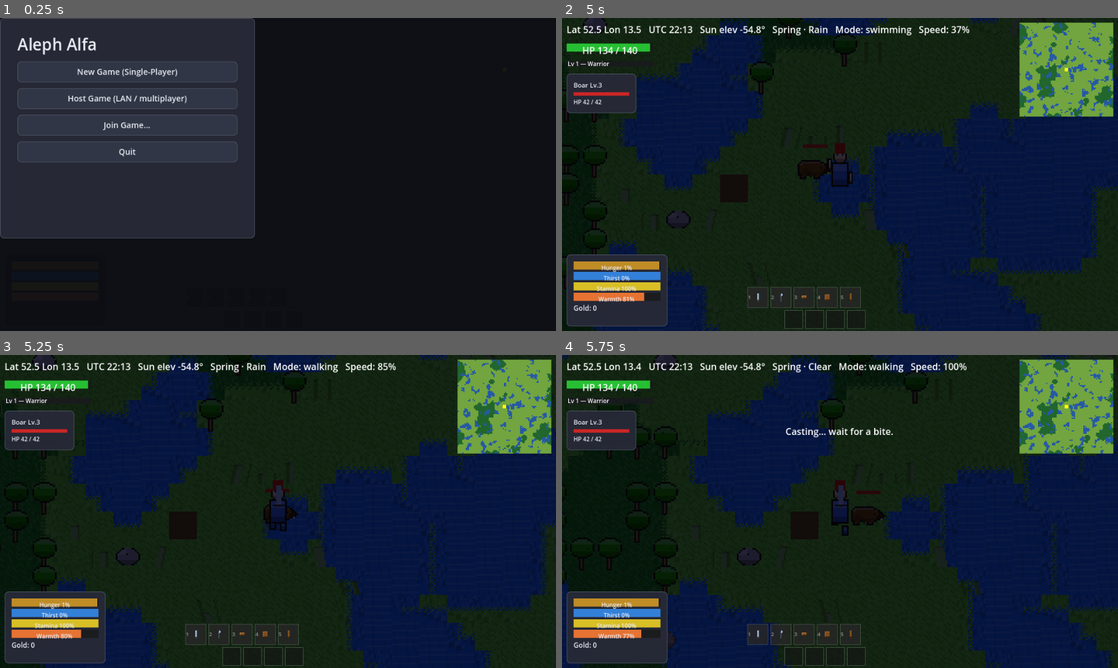
Above: before the commit, frames 1-4 (two rows, left to right).
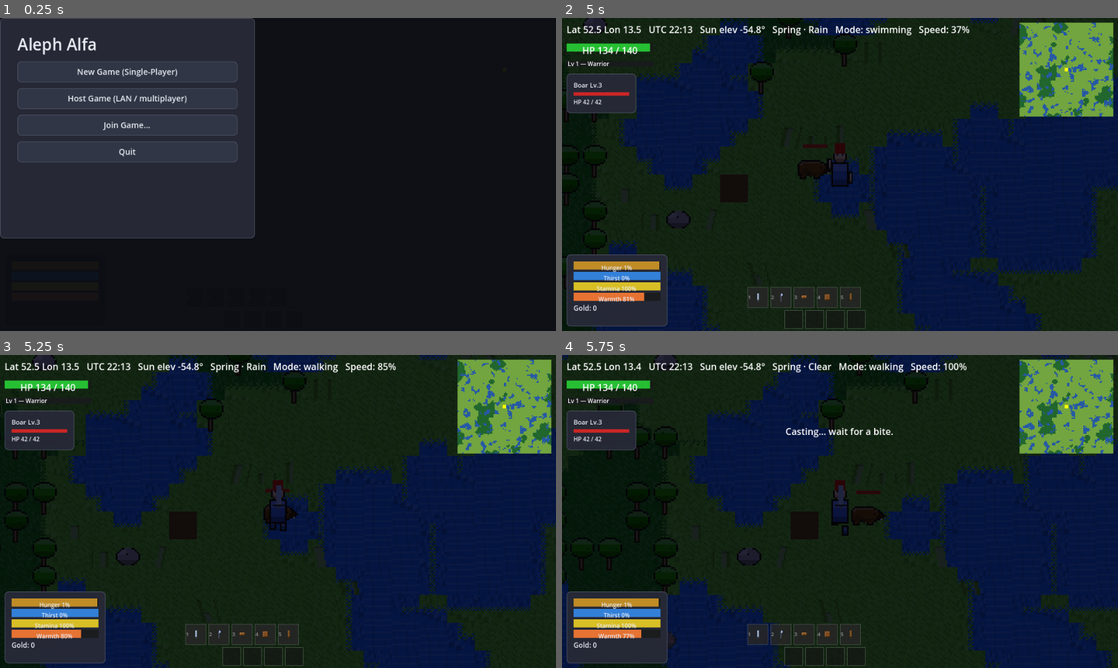
Above: after the commit, the same moments.

Repository: 269652/aleph-alpha
Game: Godot game, scene res://scenes/world.tscn
The game is run twice, just before and just after one commit, with the same random seed, the same clock (stepped at 60 frames per second) and the same inputs.
Inputs (mouse positions are in pixels of both pictures, inside the frame that each line leads up to):
- Up to frame 1 (0.25 s): no input
- Up to frame 2 (5 s): click "New Game (Single-Player)" at 0.5 s; click "Start" at 1.25 s; tap Enter at 2 s; move the mouse to (962, 158) at 2.02 s; hold D (move_right) 2.03-2.75 s; hold Shift (block) 2.03-2.75 s; click (962, 158) at 2.17 s; tap B (build) at 2.3 s; drag from (728, 190) to (812, 237) at 2.77 s; move the mouse to (895, 105) at 3.52 s; hold D (move_right) 3.53-4.25 s; hold F (fish) 3.53-4.25 s; tap Shift (block) at 3.8 s; drag from (812, 237) to (673, 127) at 4.27 s
- Up to frame 3 (5.25 s): move the mouse to (444, 558) at 5.02 s; hold A (move_left) from 5.03 s (still down); hold Shift (block) from 5.03 s (still down)
- Up to frame 4 (5.75 s): keep holding A (move_left); keep holding Shift (block); tap F (fish) at 5.3 s

Frames 1-2 are identical in both runs. In frame 3, 0.1% of the frame differs, in the area x 18-98%, y 0-100%; in frame 4, nothing differs.

Commit message:
Add distinct procedural rendering for placed campfire/furnace structures
Every built/placed modification tile previously rendered as the same flat
brown "earth" square, no matter what it represented. Adds
ProceduralStructureSprite (deterministic, offline pixel art: campfire reads
as crossed logs with a flickering flame over dark embers; furnace reads as a
grey brick block with a glowing firebox) and extends TerrainRenderer's atlas
to reserve and render a real, distinct tile per known structure id, falling
back to the existing plain-earth look for unrecognized ids.

Co-Authored-By: Claude Sonnet 5 <noreply@anthropic.com>

Diff:
--- /dev/null
+++ b/src/rendering/procedural_structure_sprite.gd
@@ -0,0 +1,231 @@
+extends RefCounted
+
+## Deterministic offline pixel-art for placed world structures (campfire,
+## furnace -- see item_catalog.gd's "placeable" kind and
+## TerrainRenderer.atlas_coords_for_modification). These render as full
+## TerrainRenderer.TILE_SIZE ground tiles (the modification a built cell
+## paints instead of its biome tile), not as a creature/item sprite layered
+## over ground, so -- unlike ProceduralAnimalSprite -- every pixel is opaque,
+## matching ProceduralTerrainSprite's all-over-textured tile technique. Same
+## house style otherwise: PixelPalette shading/outline, deterministic
+## hash-seeded jitter, no RandomNumberGenerator. Structure ids are dict-keyed
+## (see generate_image), mirroring ProceduralAnimalSprite's
+## SPECIES_BITMAPS/SPECIES_SHAPE_FAMILY split -- one dict per hand-authored
+## look, keyed by id, rather than one script per structure.
+
+const PixelPalette = preload("res://src/rendering/pixel_palette.gd")
+
+const SIZE := 16
+
+## Every structure id this generator knows how to draw, in the fixed order
+## TerrainRenderer reserves their atlas slots (see
+## TerrainRenderer._structure_linear) -- adding a new placeable structure's
+## art means adding its id here and a case in generate_image.
+const STRUCTURE_IDS: Array[String] = ["campfire", "furnace"]
+
+# -- campfire: warm ember ground, crossed logs, a licking flame -------------
+
+## Dark ember/ash ground the campfire sits on -- distinctly warmer and darker
+## than TerrainRenderer.EARTH_COLOR's flat dirt brown, and nothing like
+## furnace's cool stone grey.
+const _EMBER_GROUND := Color(0.22, 0.07, 0.04)
+const _LOG_COLOR := Color(0.33, 0.21, 0.11)
+const _FLAME_OUTER := Color(0.85, 0.22, 0.05)
+const _FLAME_INNER := Color(0.98, 0.68, 0.18)
+
+## Logs cross near the tile's base; each is a shallow staircase diagonal this
+## many pixels thick.
+const _LOG_THICKNESS := 2
+const _LOG_JITTER_RANGE := 0.2
+
+## The flame silhouette spans these rows (1-indexed from the top), narrow at
+## the tip and wide at its base where it meets the logs.
+const _FLAME_TOP_ROW := 1
+const _FLAME_BASE_ROW := 9
+const _FLAME_TIP_HALF_WIDTH := 0.5
+const _FLAME_BASE_HALF_WIDTH := 4.0
+const _FLAME_INNER_CORE_FRACTION := 0.45
+const _FLAME_CENTER_JITTER_PX := 1.5
+const _FLAME_SWAY_PX := 0.8
+
+# -- furnace: cool stone/brick block with a glowing firebox ------------------
+
+const _STONE_COLOR := Color(0.52, 0.52, 0.57)
+const _MORTAR_COLOR := Color(0.36, 0.36, 0.4)
+const _FIREBOX_COLOR := Color(0.55, 0.18, 0.05)
+const _BRICK_ROW_HEIGHT := 4
+const _BRICK_JOINT_SPACING := 6
+const _BRICK_JOINT_OFFSET := 3
+
+## The firebox opening's bounds (exclusive end), where fuel burns -- the
+## detail that reads "furnace" rather than "brick wall".
+const _FIREBOX_LEFT := 5
+const _FIREBOX_RIGHT := 11
+const _FIREBOX_TOP := 9
+const _FIREBOX_BOTTOM := 14
+
+var _palette := PixelPalette.new()
+
+
+func generate_texture(structure_id: String, variant_seed: int = 0) -> ImageTexture:
+	return ImageTexture.create_from_image(generate_image(structure_id, variant_seed))
+
+
+## Renders one structure id's tile. Unknown ids fall back to campfire's art
+## (fail-safe default, matching this codebase's `.get(x, default)`
+## convention -- TerrainRenderer.atlas_coords_for_modification is the one
+## that actually decides whether an id gets a dedicated atlas slot at all;
+## this only guards generate_image itself against ever crashing on an odd id).
+func generate_image(structure_id: String, variant_seed: int = 0) -> Image:
+	if structure_id == "furnace":
+		return _furnace_image(variant_seed)
+	return _campfire_image(variant_seed)
+
+
+func _campfire_image(variant_seed: int) -> Image:
+	var image := Image.create(SIZE, SIZE, false, Image.FORMAT_RGBA8)
+	image.fill(_EMBER_GROUND)
+
+	_paint_log(image, 2, 13, 13, 10, variant_seed, 0)
+	_paint_log(image, 2, 10, 13, 13, variant_seed, 1)
+	_paint_flame(image, variant_seed)
+	_outline_against_background(image, _EMBER_GROUND)
+	return image
+
+
+## One log: a shallow staircase diagonal from (x0,y0) to (x1,y1),
+## _LOG_THICKNESS px thick, with a small seeded lighten/darken so the two
+## crossed logs don't read as one flat blob.
+func _paint_log(image: Image, x0: int, y0: int, x1: int, y1: int, variant_seed: int, log_index: int) -> void:
+	var jitter := _seeded_unit_float(variant_seed, "log_%d" % log_index) - 0.5
+	var color := _LOG_COLOR.lightened(maxf(jitter * _LOG_JITTER_RANGE, 0.0)).darkened(
+		maxf(-jitter * _LOG_JITTER_RANGE, 0.0)
+	)
+	var steps := x1 - x0
+	for i in range(steps + 1):
+		var x := x0 + i
+		var y := y0 + int(round(float(y1 - y0) * i / steps))
+		for t in _LOG_THICKNESS:
+			var py := y + t
+			if py >= 0 and py < SIZE:
+				image.set_pixel(x, py, color)
+
+
+## The flame: narrows from a wide base (where it meets the logs) to a
+## flickering tip, with a brighter inner core -- half-width and a gentle
+## sideways sway both driven by variant_seed so different seeds give visibly
+## different flames.
+func _paint_flame(image: Image, variant_seed: int) -> void:
+	var center_jitter := _seeded_unit_float(variant_seed, "flame_center") - 0.5
+	var center_x := SIZE / 2.0 + center_jitter * _FLAME_CENTER_JITTER_PX
+	var span := _FLAME_BASE_ROW - _FLAME_TOP_ROW
+
+	for y in range(_FLAME_TOP_ROW, _FLAME_BASE_ROW + 1):
+		var t := float(y - _FLAME_TOP_ROW) / float(span)  # 0 at tip, 1 at base
+		var half_width: float = lerp(_FLAME_TIP_HALF_WIDTH, _FLAME_BASE_HALF_WIDTH, t)
+		var sway := sin(t * PI * 1.5 + center_jitter * 2.0) * _FLAME_SWAY_PX
+		var row_center := center_x + sway
+
+		for x in SIZE:
+			var dist := absf(x + 0.5 - row_center)
+			if dist > half_width:
+				continue
+			var color := _FLAME_INNER if dist < half_width * _FLAME_INNER_CORE_FRACTION else _FLAME_OUTER
+			image.set_pixel(x, y, color)
+
+
+## Post-process pass: any background-colored pixel touching a non-background
+## pixel gets recolored to the shared dark outline -- gives the flame/log
+## silhouette a crisp rim against the ember ground, same
+## shaded-and-outlined house style as the other procedural generators.
+func _outline_against_background(image: Image, background: Color) -> void:
+	var outline := _palette.outline_color()
+	var to_outline: Array[Vector2i] = []
+	for y in SIZE:
+		for x in SIZE:
+			if image.get_pixel(x, y) != background:
+				continue
+			if _touches_non_background(image, x, y, background):
+				to_outline.append(Vector2i(x, y))
+	for cell in to_outline:
+		image.set_pixel(cell.x, cell.y, outline)
+
+
+## Cardinal offsets used to find whether a background pixel borders the
+## structure's silhouette -- typed explicitly so `offset.x`/`offset.y` below
+## resolve to int, not Variant (this project's strict-typing lint rejects
+## Variant-inferred locals).
+const _NEIGHBOR_OFFSETS: Array[Vector2i] = [Vector2i(0, -1), Vector2i(0, 1), Vector2i(-1, 0), Vector2i(1, 0)]
+
+
+func _touches_non_background(image: Image, x: int, y: int, background: Color) -> bool:
+	for offset in _NEIGHBOR_OFFSETS:
+		var nx: int = x + offset.x
+		var ny: int = y + offset.y
+		if nx < 0 or nx >= SIZE or ny < 0 or ny >= SIZE:
+			continue
+		if image.get_pixel(nx, ny) != background:
+			return true
+	return false
+
+
+func _furnace_image(variant_seed: int) -> Image:
+	var image := Image.create(SIZE, SIZE, false, Image.FORMAT_RGBA8)
+	image.fill(_STONE_COLOR)
+
+	_paint_brick_pattern(image, variant_seed)
+	_paint_firebox(image)
+	_shade_top_left_highlight_bottom_right_shadow(image)
+	return image
+
+
+## Horizontal mortar lines every _BRICK_ROW_HEIGHT px, with vertical joints
+## offset every other row (running-bond brick pattern), so the block reads
+## as masonry rather than a flat grey fill.
+func _paint_brick_pattern(image: Image, variant_seed: int) -> void:
+	var jitter := _seeded_unit_float(variant_seed, "brick_shade") - 0.5
+	var stone := _STONE_COLOR.lightened(maxf(jitter * 0.1, 0.0)).darkened(maxf(-jitter * 0.1, 0.0))
+	for y in SIZE:
+		if y % _BRICK_ROW_HEIGHT == 0:
+			for x in SIZE:
+				image.set_pixel(x, y, _MORTAR_COLOR)
+			continue
+		_fill_row(image, y, stone)
+		var row_index := y / _BRICK_ROW_HEIGHT
+		var offset := 0 if row_index % 2 == 0 else _BRICK_JOINT_OFFSET
+		for x in SIZE:
+			if (x + offset) % _BRICK_JOINT_SPACING == 0:
+				image.set_pixel(x, y, _MORTAR_COLOR)
+
+
+func _fill_row(image: Image, y: int, color: Color) -> void:
+	for x in SIZE:
+		image.set_pixel(x, y, color)
+
+
+## The dark, glowing firebox opening in the lower-middle -- outlined, with a
+## warm ember-colored interior, so the block reads "furnace" rather than
+## "brick wall".
+func _paint_firebox(image: Image) -> void:
+	var outline := _palette.outline_color()
+	for y in range(_FIREBOX_TOP, _FIREBOX_BOTTOM):
+		for x in range(_FIREBOX_LEFT, _FIREBOX_RIGHT):
+			var edge := y == _FIREBOX_TOP or y == _FIREBOX_BOTTOM - 1 or x == _FIREBOX_LEFT or x == _FIREBOX_RIGHT - 1
+			image.set_pixel(x, y, outline if edge else _FIREBOX_COLOR)
+
+
+## Lighten the top row and left column (rim light), darken the bottom row and
+## right column (shadow) -- same top-left-lit convention
+## PixelPalette.highlight/shade uses elsewhere, applied directly since this
+## tile isn't a single flat base color like the other generators' shapes.
+func _shade_top_left_highlight_bottom_right_shadow(image: Image) -> void:
+	for x in SIZE:
+		image.set_pixel(x, 0, _palette.highlight(image.get_pixel(x, 0)))
+		image.set_pixel(x, SIZE - 1, _palette.shade(image.get_pixel(x, SIZE - 1)))
+	for y in SIZE:
+		image.set_pixel(0, y, _palette.highlight(image.get_pixel(0, y)))
+		image.set_pixel(SIZE - 1, y, _palette.shade(image.get_pixel(SIZE - 1, y)))
+
+
+func _seeded_unit_float(seed_value: int, salt: String) -> float:
+	return float(absi(hash("%d_%s" % [seed_value, salt])) % 10000) / 10000.0
--- a/src/rendering/terrain_renderer.gd
+++ b/src/rendering/terrain_renderer.gd
@@ -3,6 +3,7 @@
 const BiomeClassifier = preload("res://src/world/biome_classifier.gd")
 const Chunk = preload("res://src/world/chunk.gd")
 const ProceduralTerrainSprite = preload("res://src/rendering/procedural_terrain_sprite.gd")
+const ProceduralStructureSprite = preload("res://src/rendering/procedural_structure_sprite.gd")
 
 const TILE_SIZE := 16
 
@@ -55,6 +56,7 @@
 const ATLAS_COLUMNS := 64
 
 var _terrain_sprite_generator := ProceduralTerrainSprite.new()
+var _structure_sprite_generator := ProceduralStructureSprite.new()
 
 
 ## Returns the atlas coordinate for one biome's variant. Biome variants occupy
@@ -66,8 +68,15 @@
 
 
 ## Returns the atlas coordinate for a player-placed modification tile,
-## positioned right after all biome variant tiles in the shared atlas.
-func atlas_coords_for_modification(_tile_id: String) -> Vector2i:
+## positioned right after all biome variant tiles in the shared atlas. Known
+## structure ids (see ProceduralStructureSprite.STRUCTURE_IDS -- campfire,
+## furnace) each get their own dedicated slot; EARTH_TILE_ID and any
+## unrecognized id fall back to the single plain-earth slot (fail-safe
+## default, matching this codebase's `.get(x, default)` convention -- never
+## crash on an unknown tile_id).
+func atlas_coords_for_modification(tile_id: String) -> Vector2i:
+	if ProceduralStructureSprite.STRUCTURE_IDS.has(tile_id):
+		return _grid_coords(_structure_linear(tile_id))
 	return _grid_coords(_earth_linear())
 
 
@@ -160,9 +169,24 @@
 	return _biome_tile_count()
 
 
-## Linear atlas index where the blend tiles begin (right after the earth tile).
+## Linear atlas index where the per-structure tiles begin (right after the
+## earth tile) -- see ProceduralStructureSprite.STRUCTURE_IDS.
+func _structure_base_linear() -> int:
+	return _earth_linear() + 1
+
+
+## Linear atlas index of one known structure's tile (campfire, furnace, ...),
+## in ProceduralStructureSprite.STRUCTURE_IDS order. Callers must check
+## STRUCTURE_IDS.has(tile_id) first -- unrecognized ids aren't this function's
+## job to guard against (see atlas_coords_for_modification's fallback).
+func _structure_linear(tile_id: String) -> int:
+	return _structure_base_linear() + ProceduralStructureSprite.STRUCTURE_IDS.find(tile_id)
+
+
+## Linear atlas index where the blend tiles begin (right after the earth tile
+## and every known structure's tile).
 func _blend_base_linear() -> int:
-	return _biome_tile_count() + 1
+	return _structure_base_linear() + ProceduralStructureSprite.STRUCTURE_IDS.size()
 
 
 ## Linear atlas index of one blend tile. Pairs are ordered (near, far) with the
@@ -207,9 +231,11 @@
 
 
 ## Builds a grid-laid-out TileSet: VARIANTS_PER_BIOME procedural tiles per known
-## biome, one player-placeable "earth" tile, then a directional blend tile for
-## every ordered pair of distinct biomes x every non-empty cardinal-direction
-## subset (DIRECTION_MASK_COUNT masks) x VARIANTS_PER_BIOME.
+## biome, one player-placeable "earth" tile, one dedicated tile per known
+## placed structure (ProceduralStructureSprite.STRUCTURE_IDS -- campfire,
+## furnace), then a directional blend tile for every ordered pair of distinct
+## biomes x every non-empty cardinal-direction subset (DIRECTION_MASK_COUNT
+## masks) x VARIANTS_PER_BIOME.
 func build_tile_set() -> TileSet:
 	var biome_count := BiomeClassifier.KNOWN_BIOMES.size()
 	var total_tiles := _blend_base_linear() + biome_count * (biome_count - 1) * _TILES_PER_PAIR
@@ -226,6 +252,10 @@
 	var earth_image := Image.create(TILE_SIZE, TILE_SIZE, false, Image.FORMAT_RGBA8)
 	earth_image.fill(EARTH_COLOR)
 	_blit_tile(image, earth_image, _earth_linear())
+
+	for structure_id in ProceduralStructureSprite.STRUCTURE_IDS:
+		var structure_image := _structure_sprite_generator.generate_image(structure_id)
+		_blit_tile(image, structure_image, _structure_linear(structure_id))
 
 	for near_index in biome_count:
 		for far_index in biome_count:
--- /dev/null
+++ b/tests/unit/test_procedural_structure_sprite.gd
@@ -0,0 +1,123 @@
+extends GutTest
+
+const ProceduralStructureSprite = preload("res://src/rendering/procedural_structure_sprite.gd")
+const TerrainRenderer = preload("res://src/rendering/terrain_renderer.gd")
+
+## The two placeable structure ids TerrainRenderer needs distinct art for
+## today (see item_catalog.gd's "placeable" kind items).
+const STRUCTURE_IDS := ["campfire", "furnace"]
+
+var generator: ProceduralStructureSprite
+
+
+func before_each():
+	generator = ProceduralStructureSprite.new()
+
+
+func _pixel_diff_count(a: Image, b: Image) -> int:
+	var count := 0
+	for y in a.get_height():
+		for x in a.get_width():
+			if a.get_pixel(x, y) != b.get_pixel(x, y):
+				count += 1
+	return count
+
+
+func _average_color(image: Image) -> Color:
+	var total := Color(0, 0, 0, 0)
+	var count := 0
+	for y in image.get_height():
+		for x in image.get_width():
+			total += image.get_pixel(x, y)
+			count += 1
+	return total / count if count > 0 else Color()
+
+
+func test_generated_image_has_the_expected_size():
+	for structure_id in STRUCTURE_IDS:
+		var image: Image = generator.generate_image(structure_id)
+		assert_eq(image.get_width(), TerrainRenderer.TILE_SIZE, structure_id)
+		assert_eq(image.get_height(), TerrainRenderer.TILE_SIZE, structure_id)
+
+
+## Mirrors test_terrain_renderer.gd's
+## test_build_tile_set_uses_real_procedural_art_not_a_flat_color_fill --
+## proves this generator produces real shaded/detailed art, not a single
+## solid color like the plain earth tile.
+func test_generated_image_is_not_a_flat_color_fill():
+	for structure_id in STRUCTURE_IDS:
+		var image: Image = generator.generate_image(structure_id, 1)
+		var first_pixel := image.get_pixel(0, 0)
+		var all_same := true
+		for y in image.get_height():
+			for x in image.get_width():
+				if image.get_pixel(x, y) != first_pixel:
+					all_same = false
+		assert_false(all_same, "%s tile should use real procedural texture, not a flat color fill" % structure_id)
+
+
+func test_generated_image_is_deterministic_per_id_and_seed():
+	for structure_id in STRUCTURE_IDS:
+		var first: Image = generator.generate_image(structure_id, 42)
+		var second: Image = generator.generate_image(structure_id, 42)
+		assert_eq(_pixel_diff_count(first, second), 0, structure_id)
+
+
+func test_different_seeds_produce_a_visible_variation():
+	for structure_id in STRUCTURE_IDS:
+		var first: Image = generator.generate_image(structure_id, 1)
+		var second: Image = generator.generate_image(structure_id, 2)
+		assert_gt(_pixel_diff_count(first, second), 0, "%s seed should jitter shading" % structure_id)
+
+
+func test_campfire_and_furnace_are_visually_distinct_from_each_other():
+	var campfire: Image = generator.generate_image("campfire", 3)
+	var furnace: Image = generator.generate_image("furnace", 3)
+	assert_gt(
+		_pixel_diff_count(campfire, furnace),
+		TerrainRenderer.TILE_SIZE,
+		"campfire and furnace should look clearly different"
+	)
+
+
+func test_campfire_and_furnace_average_color_is_distinct_from_plain_earth():
+	var earth_color := TerrainRenderer.EARTH_COLOR
+	for structure_id in STRUCTURE_IDS:
+		var avg := _average_color(generator.generate_image(structure_id, 0))
+		var distance := Vector3(avg.r, avg.g, avg.b).distance_to(
+			Vector3(earth_color.r, earth_color.g, earth_color.b)
+		)
+		assert_gt(distance, 0.1, "%s should read as visually distinct from plain earth" % structure_id)
+
+
+## Art-direction pass: campfire should read warm/fire-colored (red channel
+## dominant), furnace should read as a cool/neutral stone grey rather than
+## fire-colored -- see the task's brief ("warm/fire-colored ... cool
+## stone/brick-grey").
+func test_campfire_reads_warm_and_furnace_reads_cool():
+	var campfire_avg := _average_color(generator.generate_image("campfire", 0))
+	var furnace_avg := _average_color(generator.generate_image("furnace", 0))
+	assert_gt(campfire_avg.r, campfire_avg.b, "campfire should read warm (red over blue)")
+	assert_almost_eq(
+		furnace_avg.r, furnace_avg.b, 0.15, "furnace should read as a neutral stone grey, not fire-colored"
+	)
+
+
+func test_generate_texture_returns_an_image_texture_of_matching_size():
+	var texture: ImageTexture = generator.generate_texture("campfire", 1)
+	assert_eq(texture.get_width(), TerrainRenderer.TILE_SIZE)
+	assert_eq(texture.get_height(), TerrainRenderer.TILE_SIZE)
+
+
+## Fail-safe default -- an id this generator doesn't recognize still returns
+## a well-formed tile instead of crashing (same philosophy as
+## TerrainRenderer.atlas_coords_for_modification's fallback to plain earth).
+func test_unknown_structure_id_falls_back_without_crashing():
+	var image: Image = generator.generate_image("mystery_structure", 1)
+	assert_eq(image.get_width(), TerrainRenderer.TILE_SIZE)
+	assert_eq(image.get_height(), TerrainRenderer.TILE_SIZE)
+
+
+func test_structure_ids_constant_contains_campfire_and_furnace():
+	assert_true(ProceduralStructureSprite.STRUCTURE_IDS.has("campfire"))
+	assert_true(ProceduralStructureSprite.STRUCTURE_IDS.has("furnace"))
--- a/tests/unit/test_terrain_renderer.gd
+++ b/tests/unit/test_terrain_renderer.gd
@@ -3,6 +3,7 @@
 const TerrainRenderer = preload("res://src/rendering/terrain_renderer.gd")
 const BiomeClassifier = preload("res://src/world/biome_classifier.gd")
 const Chunk = preload("res://src/world/chunk.gd")
+const ProceduralStructureSprite = preload("res://src/rendering/procedural_structure_sprite.gd")
 
 var renderer: TerrainRenderer
 var tile_map_layer: TileMapLayer
@@ -17,19 +18,38 @@
 	tile_map_layer.free()
 
 
-func test_build_tile_set_creates_one_atlas_tile_per_biome_variant_plus_the_buildable_tile():
+func test_build_tile_set_creates_one_atlas_tile_per_biome_variant_plus_the_buildable_and_structure_tiles():
 	var tile_set := renderer.build_tile_set()
 	var source := tile_set.get_source(0) as TileSetAtlasSource
 	# +1: the player-placeable "earth" tile (see atlas_coords_for_modification).
+	# + ProceduralStructureSprite.STRUCTURE_IDS.size(): one dedicated tile per
+	# known placed structure (campfire, furnace), reserved right after earth.
 	# + blend tiles: every ordered pair of *distinct* biomes (n*(n-1)) x every
 	# non-empty subset of the 4 cardinal directions (DIRECTION_MASK_COUNT = 15)
 	# x VARIANTS_PER_BIOME -- the corner-aware directional border tiles.
 	var n := BiomeClassifier.KNOWN_BIOMES.size()
 	var expected := (
+		n * TerrainRenderer.VARIANTS_PER_BIOME + 1 + ProceduralStructureSprite.STRUCTURE_IDS.size()
+		+ n * (n - 1) * TerrainRenderer.DIRECTION_MASK_COUNT * TerrainRenderer.VARIANTS_PER_BIOME
+	)
+	assert_eq(source.get_tiles_count(), expected)
+
+
+## Isolates the growth claim on its own: removing the structure tiles from
+## the total should land exactly on the pre-structure-tiles tile count (the
+## formula the test above used before campfire/furnace got their own art).
+func test_build_tile_set_total_tile_count_grows_by_exactly_one_tile_per_structure_id():
+	var tile_set := renderer.build_tile_set()
+	var source := tile_set.get_source(0) as TileSetAtlasSource
+	var n := BiomeClassifier.KNOWN_BIOMES.size()
+	var tile_count_without_structures := (
 		n * TerrainRenderer.VARIANTS_PER_BIOME + 1
 		+ n * (n - 1) * TerrainRenderer.DIRECTION_MASK_COUNT * TerrainRenderer.VARIANTS_PER_BIOME
 	)
-	assert_eq(source.get_tiles_count(), expected)
+	assert_eq(
+		source.get_tiles_count() - tile_count_without_structures,
+		ProceduralStructureSprite.STRUCTURE_IDS.size()
+	)
 
 
 func test_atlas_coords_for_modification_is_distinct_from_every_biome_variant():
@@ -37,6 +57,42 @@
 	for biome_name in BiomeClassifier.KNOWN_BIOMES:
 		for variant in TerrainRenderer.VARIANTS_PER_BIOME:
 			assert_ne(modification_coords, renderer.atlas_coords_for_biome(biome_name, variant))
+
+
+## campfire/furnace (see item_catalog.gd's "placeable" kind) must each get
+## their own atlas slot -- distinct from earth, from every biome tile, and
+## from each other -- instead of all sharing the single earth slot.
+func test_atlas_coords_for_campfire_is_distinct_from_earth_and_every_biome_variant():
+	var campfire_coords := renderer.atlas_coords_for_modification("campfire")
+	assert_ne(campfire_coords, renderer.atlas_coords_for_modification(TerrainRenderer.EARTH_TILE_ID))
+	for biome_name in BiomeClassifier.KNOWN_BIOMES:
+		for variant in TerrainRenderer.VARIANTS_PER_BIOME:
+			assert_ne(campfire_coords, renderer.atlas_coords_for_biome(biome_name, variant))
+
+
+func test_atlas_coords_for_furnace_is_distinct_from_earth_and_every_biome_variant():
+	var furnace_coords := renderer.atlas_coords_for_modification("furnace")
+	assert_ne(furnace_coords, renderer.atlas_coords_for_modification(TerrainRenderer.EARTH_TILE_ID))
+	for biome_name in BiomeClassifier.KNOWN_BIOMES:
+		for variant in TerrainRenderer.VARIANTS_PER_BIOME:
+			assert_ne(furnace_coords, renderer.atlas_coords_for_biome(biome_name, variant))
+
+
+func test_atlas_coords_for_campfire_and_furnace_are_distinct_from_each_other():
+	assert_ne(
+		renderer.atlas_coords_for_modification("campfire"),
+		renderer.atlas_coords_for_modification("furnace")
+	)
+
+
+## Fail-safe default (matching this codebase's `.get(x, default)` convention):
+## an unrecognized modification tile_id must never crash -- it falls back to
+## the plain-earth slot, same as EARTH_TILE_ID itself.
+func test_atlas_coords_for_modification_falls_back_to_earth_for_an_unrecognized_tile_id():
+	assert_eq(
+		renderer.atlas_coords_for_modification("some_unknown_future_structure"),
+		renderer.atlas_coords_for_modification(TerrainRenderer.EARTH_TILE_ID)
+	)
 
 
 func test_build_tile_set_uses_real_procedural_art_not_a_flat_color_fill():
@@ -55,6 +111,42 @@
 			if tile_image.get_pixel(x, y) != first_pixel:
 				all_same_color = false
 	assert_false(all_same_color, "grassland tile should use real procedural texture, not a flat color fill")
+
+
+func test_build_tile_set_uses_real_procedural_art_for_campfire_not_a_flat_color_fill():
+	var tile_set := renderer.build_tile_set()
+	var source := tile_set.get_source(0) as TileSetAtlasSource
+	var image: Image = source.texture.get_image()
+
+	var coords := renderer.atlas_coords_for_modification("campfire")
+	var origin := Vector2i(coords.x * TerrainRenderer.TILE_SIZE, coords.y * TerrainRenderer.TILE_SIZE)
+	var tile_image := image.get_region(Rect2i(origin, Vector2i(TerrainRenderer.TILE_SIZE, TerrainRenderer.TILE_SIZE)))
+
+	var first_pixel := tile_image.get_pixel(0, 0)
+	var all_same_color := true
+	for y in TerrainRenderer.TILE_SIZE:
+		for x in TerrainRenderer.TILE_SIZE:
+			if tile_image.get_pixel(x, y) != first_pixel:
+				all_same_color = false
+	assert_false(all_same_color, "campfire tile should use real procedural texture, not a flat color fill")
+
+
+func test_build_tile_set_uses_real_procedural_art_for_furnace_not_a_flat_color_fill():
+	var tile_set := renderer.build_tile_set()
+	var source := tile_set.get_source(0) as TileSetAtlasSource
+	var image: Image = source.texture.get_image()
+
+	var coords := renderer.atlas_coords_for_modification("furnace")
+	var origin := Vector2i(coords.x * TerrainRenderer.TILE_SIZE, coords.y * TerrainRenderer.TILE_SIZE)
+	var tile_image := image.get_region(Rect2i(origin, Vector2i(TerrainRenderer.TILE_SIZE, TerrainRenderer.TILE_SIZE)))
+
+	var first_pixel := tile_image.get_pixel(0, 0)
+	var all_same_color := true
+	for y in TerrainRenderer.TILE_SIZE:
+		for x in TerrainRenderer.TILE_SIZE:
+			if tile_image.get_pixel(x, y) != first_pixel:
+				all_same_color = false
+	assert_false(all_same_color, "furnace tile should use real procedural texture, not a flat color fill")
 
 
 func test_atlas_coords_are_unique_across_every_biome_and_variant():
Not shown, changed: docs/progress.md
